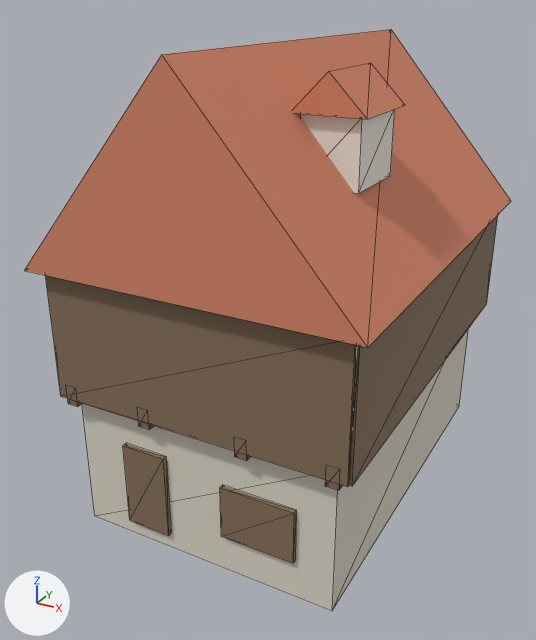
What one commit did to the glTF model public/models/house_half_timber.glb.
One viewpoint serves both versions: a 50 mm lens placed at (9.63, -19.71, 14.73), pointed at (-0.63, -1.06, 5.4). The axes (+X, +Y, +Z) are drawn at lower left. The lights are the same throughout. The picture after the commit comes second. Mesh edges are drawn as thin lines. Vertices at exactly the same position are counted once.

In view in the first picture: 'HouseHalfTimber'.
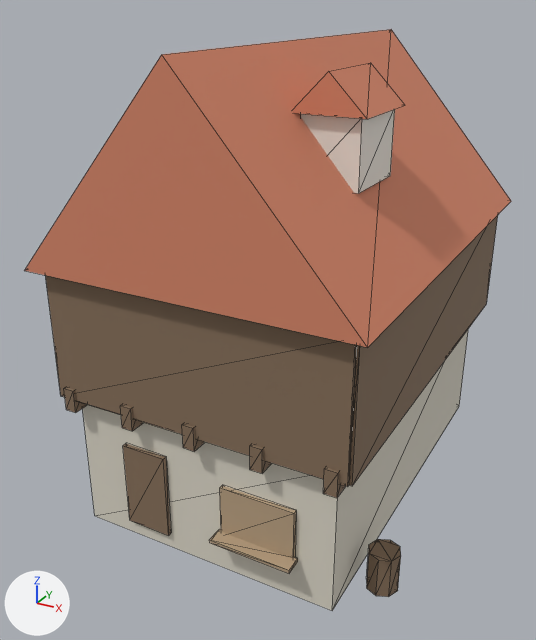
Where the change shows, as pixel boxes [x1, y1, x2, y2] in the pictures (536 x 640 px):
part 1 of me_mesh_househalftimber, added: after [64, 387, 87, 413]
part 2 of me_mesh_househalftimber, added: after [120, 405, 143, 431]
part 3 of me_mesh_househalftimber, added: after [182, 423, 204, 451]
part 4 of me_mesh_househalftimber, added (brown): after [250, 444, 271, 473]
part 5 of me_mesh_househalftimber, added (brown): after [323, 467, 346, 498]
part 6 of me_mesh_househalftimber, added (brown): after [367, 539, 401, 597]
part 7 of me_mesh_househalftimber, added (beige): after [209, 529, 298, 573]
part 8 of me_mesh_househalftimber, deleted: before [68, 398, 83, 407]
part 9 of me_mesh_househalftimber, deleted: before [234, 451, 251, 461]
part 10 of me_mesh_househalftimber, deleted: before [138, 421, 154, 430]
part 11 of me_mesh_househalftimber, deleted: before [325, 480, 343, 490]
part 12 of me_mesh_househalftimber, recoloured (brown to beige): [220, 485, 296, 559] in both

The change in detail:
Material 'TimberPlank' (mat_timberplank) is new.
Its base color is (0.48, 0.35, 0.22) (beige #b8a081).
Its roughness is 0.8.
me_mesh_househalftimber is used by ob_househalftimber; location (0.0, 0.0, 0.0).
me_mesh_househalftimber had 116 vertices, 168 faces and spanned x -4.8..4.8, y -6.7..6.7, z 0.0..13.6.
me_mesh_househalftimber now has 156 vertices, 232 faces and spans x -5.2..5.25, y -6.7..6.7, z 0.0..13.6.
me_mesh_househalftimber part 1: a new loose piece, a box spanning x -4.18..-3.83, y -6.45..-5.95, z 3.95..4.65, in mat_timberdark (brown #866f59).
me_mesh_househalftimber part 2: a new loose piece, a box spanning x -2.17..-1.83, y -6.45..-5.95, z 3.95..4.65, in mat_timberdark (brown #866f59).
me_mesh_househalftimber part 3: a new loose piece, a box spanning x -0.17..0.17, y -6.45..-5.95, z 3.95..4.65, in mat_timberdark (brown #866f59).
me_mesh_househalftimber part 4: a new loose piece, a box spanning x 1.83..2.17, y -6.45..-5.95, z 3.95..4.65, in mat_timberdark (brown #866f59).
me_mesh_househalftimber part 5: a new loose piece, a box spanning x 3.83..4.18, y -6.45..-5.95, z 3.95..4.65, in mat_timberdark (brown #866f59).
me_mesh_househalftimber part 6: a new loose piece, an 8-sided cylinder along z spanning x 4.35..5.25, y -4.95..-4.05, z 0.0..1.2, in mat_timberdark (brown #866f59).
me_mesh_househalftimber part 7: a new loose piece, a box spanning x 0.6..3.0, y -6.55..-6.05, z 1.25..1.35, in mat_timberplank (beige #b8a081).
me_mesh_househalftimber part 8: the loose piece of 8 vertices spanning x -4.18..-3.83, y -6.35..-5.85, z 4.1..4.7 is deleted.
me_mesh_househalftimber part 9: the loose piece of 8 vertices spanning x 1.33..1.67, y -6.35..-5.85, z 4.1..4.7 is deleted.
me_mesh_househalftimber part 10: the loose piece of 8 vertices spanning x -1.67..-1.33, y -6.35..-5.85, z 4.1..4.7 is deleted.
me_mesh_househalftimber part 11: the loose piece of 8 vertices spanning x 3.83..4.18, y -6.35..-5.85, z 4.1..4.7 is deleted.
me_mesh_househalftimber part 12: 12 faces spanning x 0.7..2.9, y -6.12..-5.97, z 1.2..2.8 switch from mat_timberdark (brown #866f59) to mat_timberplank (beige #b8a081).
Other edits to the shape of me_mesh_househalftimber do not show in these pictures.
